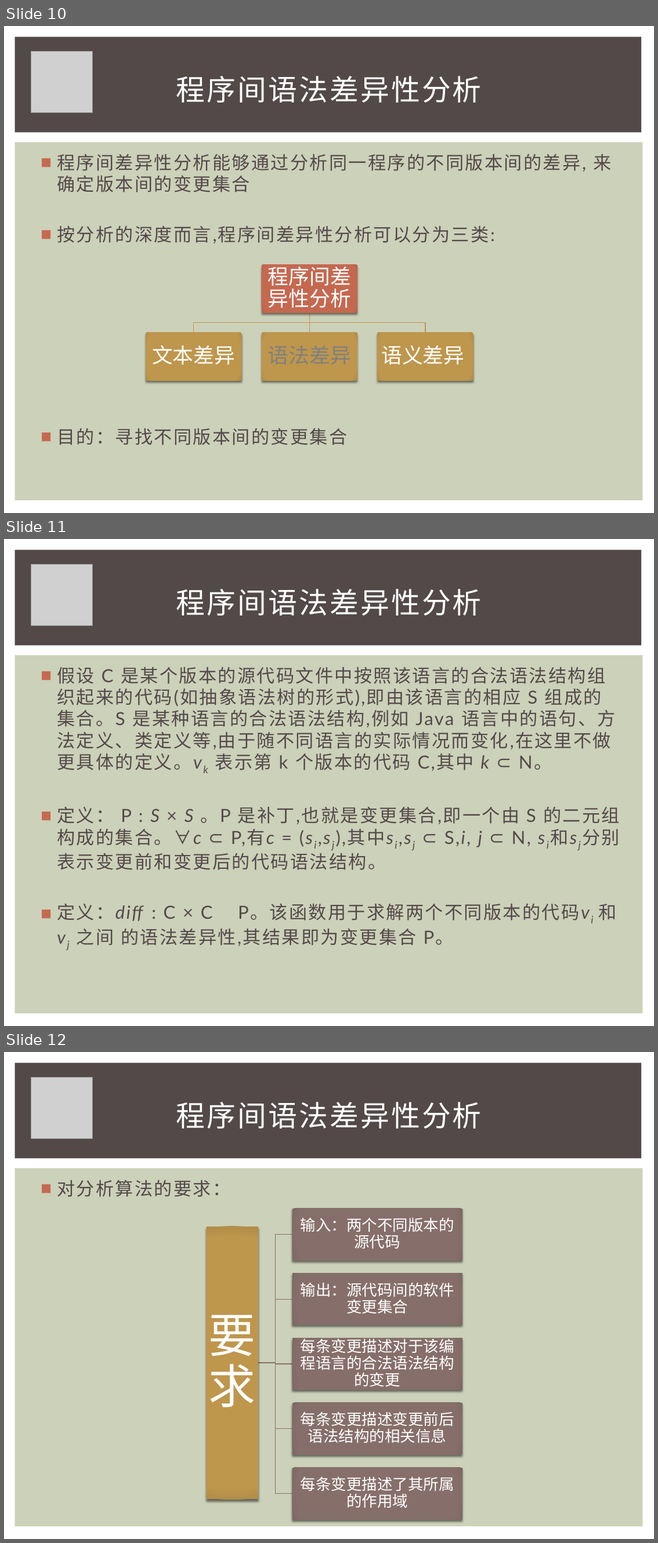
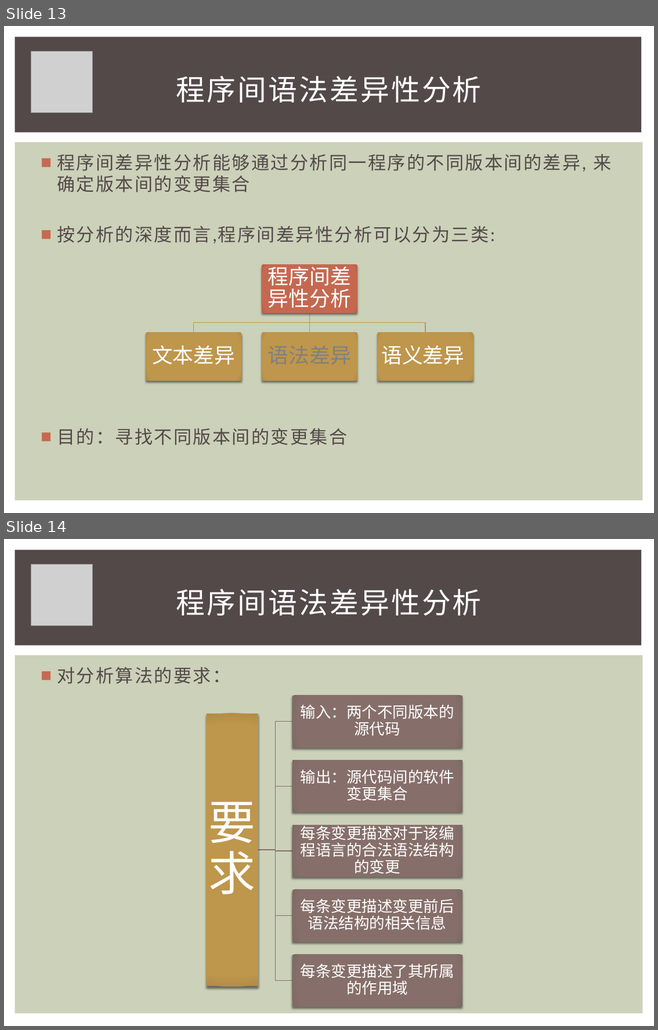
Before and after one commit to iewrer/mythesis, a slide deck: 答辩PPT.pptx. Shown one above the other, each under a label of ours: slides 10, 11 and 12 before the commit, slides 13 and 14 after it. The pictures are 658x1543 and 658x1030 pixels, drawn with LibreOffice and Linux fonts; fonts in the diff are those of the drawing; grey boxes stand for pictures; background and template pictures are left out. Boxes give left, top, right and bottom in pixels: in the first picture for what was removed or moved away, otherwise in the second. Text is boxed around its words. In the diff, an @@ line names an element or a change of style, - is before the commit and + after.

```diff
--- a/答辩PPT.pptx
+++ b/答辩PPT.pptx
@@ slide 11 removed at (x1=4, y1=539, x2=654, y2=1026), background #FFFFFF; not listed: 2 template elements that a slide beside it also shows @@
@@ picture removed at (x1=31, y1=565, x2=92, y2=625) @@
@@ title removed at (x1=176, y1=589, x2=481, y2=616) @@
-程序间语法差异性分析
@@ text removed at (x1=57, y1=667, x2=620, y2=946) @@
-■ 假设 C 是某个版本的源代码文件中按照该语言的合法语法结构组织起来的代码(如抽象语法树的形式),即由该语言的相应 S 组成的集合。S 是某种语言的合法语法结构,例如 Java 语言中的语句、方法定义、类定义等,由于随不同语言的实际情况而变化,在这里不做更具体的定义。vk 表示第 k 个版本的代码 C,其中 k ⊂ N。
-■ 定义： P : S × S 。P 是补丁,也就是变更集合,即一个由 S 的二元组构成的集合。∀c ⊂ P,有c = (si,sj),其中si,sj ⊂ S,i, j ⊂ N, si和sj分别表示变更前和变更后的代码语法结构。
-■ 定义：diff : C × C P。该函数用于求解两个不同版本的代码vi 和vj 之间 的语法差异性,其结果即为变更集合 P。
@@ what was slide 10 is now slide 13 @@
@@ what was slide 12 is now slide 14 @@
```
Also in this commit, not shown: 5 slides changed, 3 other slides removed, 2 other files.
